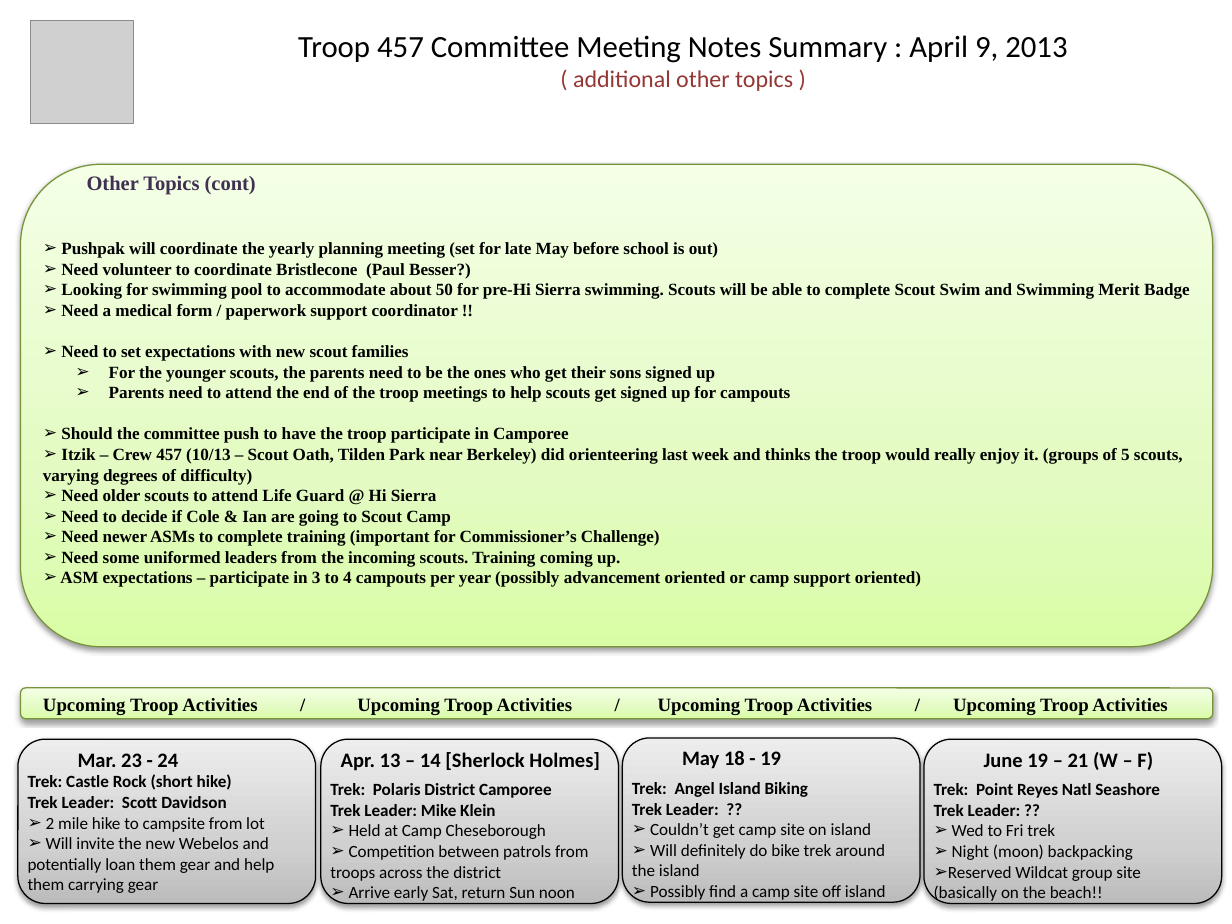
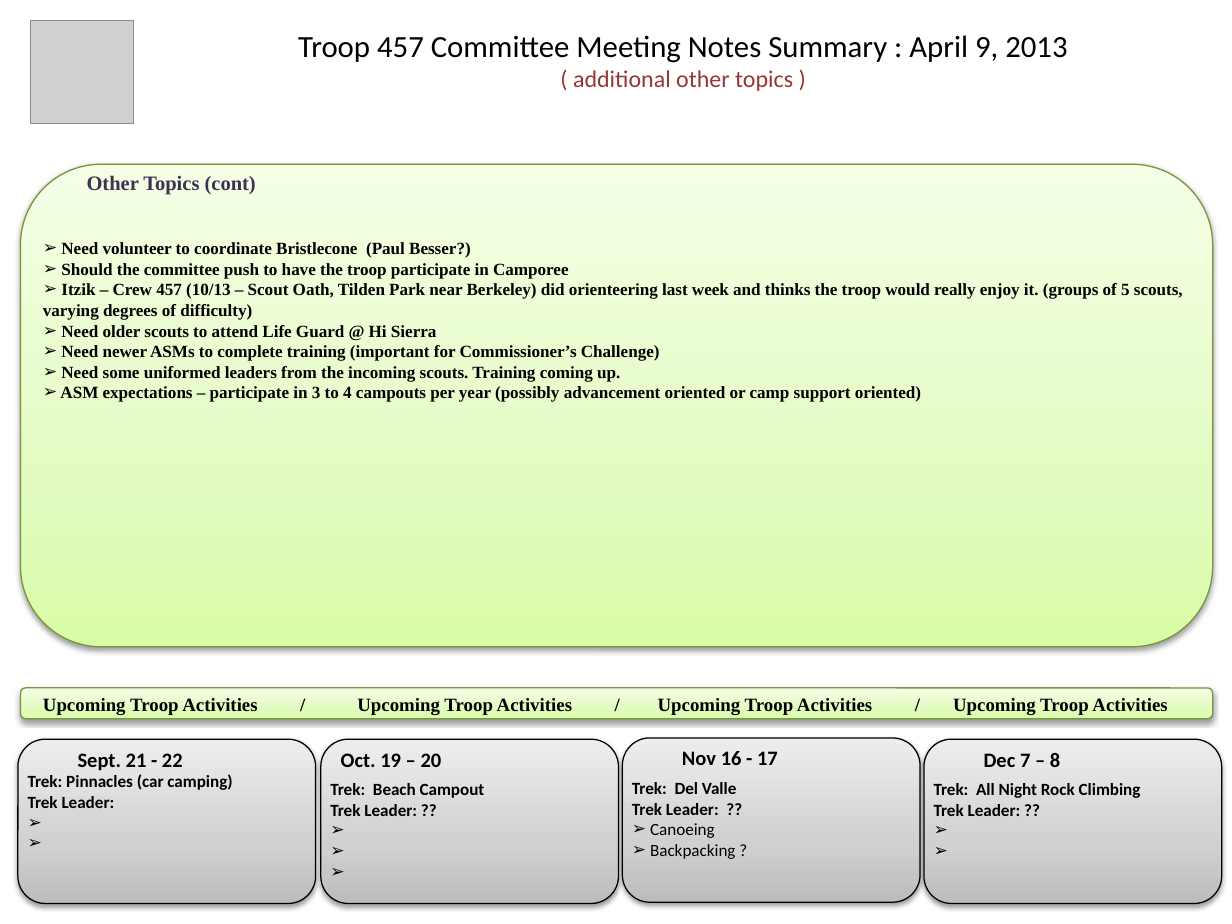
Before and after one commit to sdavi101010/troop457, a slide deck: slide 2 of 2013/committeeMeetingNotes/CommitteeMinutes20130409.pptx. Drawn at 1232x924 pixels with LibreOffice and Linux fonts; fonts in the diff are those of the drawing; grey boxes stand for pictures. Boxes give left, top, right and bottom in pixels: in the first picture for what was removed or moved away, otherwise in the second. Text is boxed around its words. In the diff, an @@ line names an element or a change of style, - is before the commit and + after.

```diff
--- a/2013/committeeMeetingNotes/CommitteeMinutes20130409.pptx
+++ b/2013/committeeMeetingNotes/CommitteeMinutes20130409.pptx
@@ text at box(61, 242, 718, 258): paragraph removed @@
-➢ Pushpak will coordinate the yearly planning meeting (set for late May before school is out)
@@ text at box(61, 283, 1189, 402): paragraphs removed @@
-➢ Looking for swimming pool to accommodate about 50 for pre-Hi Sierra swimming. Scouts will be able to complete Scout Swim and Swimming Merit Badge
-➢ Need a medical form / paperwork support coordinator !!
-➢ Need to set expectations with new scout families
-  ➢ For the younger scouts, the parents need to be the ones who get their sons signed up
-  ➢ Parents need to attend the end of the troop meetings to help scouts get signed up for campouts
@@ text at box(61, 510, 451, 526): paragraph removed @@
-➢ Need to decide if Cole & Ian are going to Scout Camp
@@ text at box(28, 774, 232, 808): text changed; bold on @@
-Trek: Castle Rock (short hike)
-Trek Leader: Scott Davidson
-➢ 2 mile hike to campsite from lot
-➢ Will invite the new Webelos and potentially loan them gear and help them carrying gear
+Trek: Pinnacles (car camping)
+Trek Leader:
@@ text at box(78, 753, 183, 771): text changed @@
-Mar. 23 - 24
+Sept. 21 - 22
@@ text at box(341, 753, 442, 767): text changed @@
-Apr. 13 – 14 [Sherlock Holmes]
+Oct. 19 – 20
@@ text at box(682, 751, 778, 765): text changed @@
-May 18 - 19
+Nov 16 - 17
@@ text at box(984, 753, 1060, 767): text changed @@
-June 19 – 21 (W – F)
+Dec 7 – 8
@@ text at box(330, 783, 485, 816): text changed; bold on @@
-Trek: Polaris District Camporee
-Trek Leader: Mike Klein
-➢ Held at Camp Cheseborough
-➢ Competition between patrols from troops across the district
-➢ Arrive early Sat, return Sun noon
+Trek: Beach Campout
+Trek Leader: ??
@@ text at box(632, 782, 737, 794): text changed @@
-Trek: Angel Island Biking
+Trek: Del Valle
@@ text at box(934, 783, 1141, 798): text changed @@
-Trek: Point Reyes Natl Seashore
+Trek: All Night Rock Climbing
@@ text at box(650, 823, 735, 859): text changed @@
-➢ Couldn’t get camp site on island
-➢ Will definitely do bike trek around the island
-➢ Possibly find a camp site off island
+➢ Canoeing
+➢ Backpacking ?
@@ text at box(934, 824, 1141, 903): paragraphs removed @@
-➢ Wed to Fri trek
-➢ Night (moon) backpacking
-➢ Reserved Wildcat group site (basically on the beach!!
```
Also in this commit, not shown: 1 other slide changed, 1 slide added, 1 slide removed, 1 other file.
